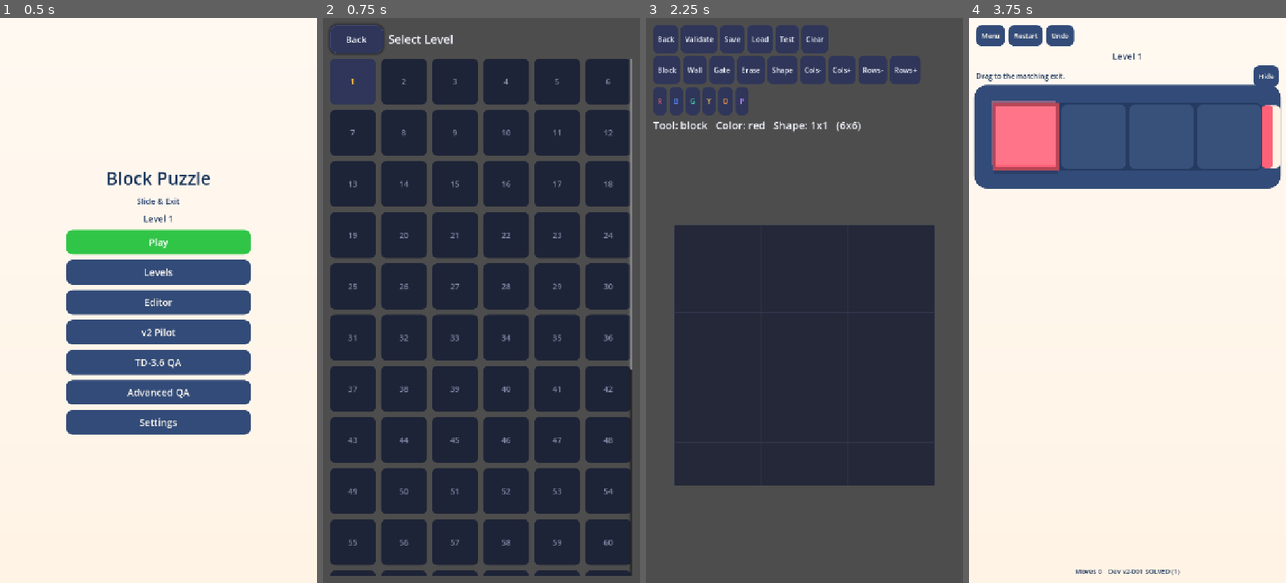
Above: before the commit, frames 1-4 (left to right).
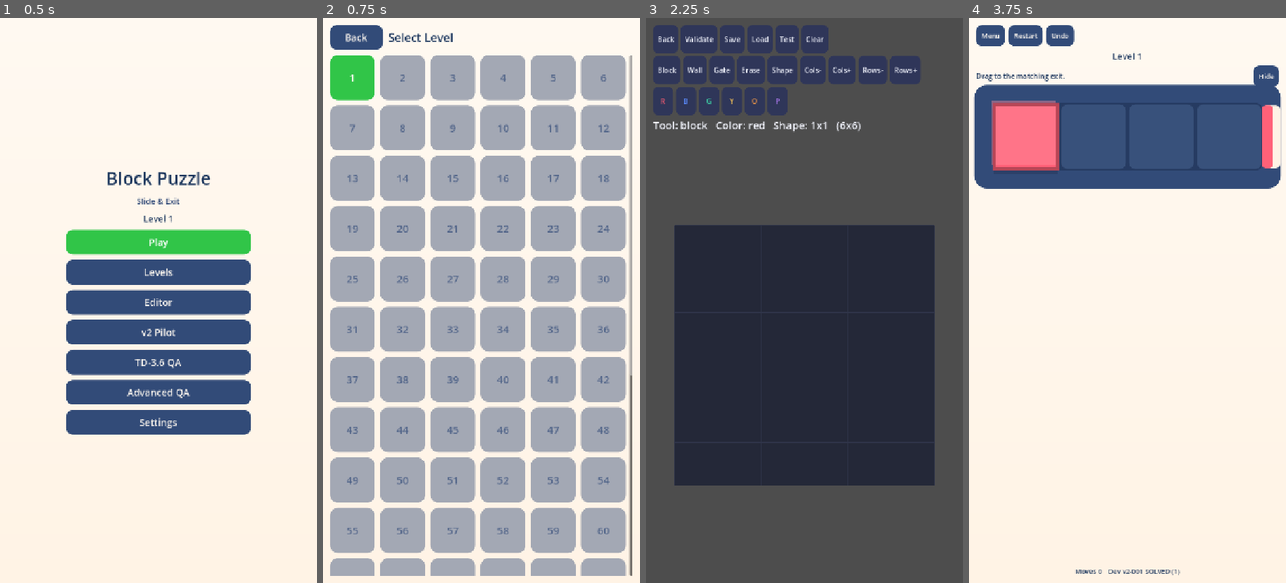
Above: after the commit, the same moments.

Repository: CylendraPlatform/Block_Puzzle_Game
Game: Godot game, scene res://scenes/MainMenu.tscn
The game is run twice, just before and just after one commit, with the same random seed, the same clock (stepped at 60 frames per second) and the same inputs.
Inputs:
- Up to frame 1 (0.5 s): no input
- Up to frame 2 (0.75 s): click "Levels" at 0.5 s
- Up to frame 3 (2.25 s): click "Back" at 1.25 s; click "Editor" at 2 s
- Up to frame 4 (3.75 s): click "Back" at 2.75 s; click "v2 Pilot" at 3.5 s

Frame 1 is identical in both runs. In frame 2, 100% of the frame differs, in the area x 0-100%, y 0-100%; in frame 3, 1.0%; in frame 4, nothing differs.

Commit message:
fix(M1.3-D): 48 dp touch targets, Pearl Level Select, full-screen dim, centred board
Fixes for the Galaxy M31 QA findings F1-F4 (presentation only; no rules,
save or routing changes; gameplay/engine stays legacy).

- F1: UIKit.touch_size() converts 48 dp to canvas units from the screen
  DPI (84 units on the M31) and never shrinks a control below its old
  design size. Applied to UIKit.button / apply_compact, TD35Theme
  style_button / style_compact, Level Select cells and Settings rows.
- F2: Level Select in the Pearl theme; earned stars drawn by a new StarRow
  control instead of ASCII text; grid leaves room for the scrollbar.
- F3: UIKit.modal stretches its dim to the viewport edges, under the card.
- F4: BoardViewV2.center_vertically (off by default) centres the board on
  GameScreen; the move count moves into the HUD under the title.
- test_game_screen: drawn stars, 48 dp sizing with a simulated 411 dp
  screen, full-viewport dim drawn under the card, HUD layout, centring.
- QA report: fixes and device recheck evidence.

Co-Authored-By: Claude Opus 5.5 <noreply@anthropic.com>
Co-authored-by: acesse7701 <acesse7701@users.noreply.github.com>

Diff:
--- a/scripts/game/board_view_v2.gd
+++ b/scripts/game/board_view_v2.gd
@@ -23,6 +23,9 @@
 var definition: Dictionary = {}
 var state: PuzzleState
 var input_locked := false
+## Centre the board vertically in this view (GameScreen). Off keeps the top-aligned layout the
+## pilot / QA screens use. Presentation only: touch mapping follows the same _origin.
+var center_vertically := false
 
 var _cell := 48.0
 var _origin := Vector2.ZERO
@@ -300,7 +303,8 @@
 	_cell = minf(avail.x / float(cols), avail.y / float(rows))
 	var board_size := Vector2(_cell * cols, _cell * rows)
 	var spare_y := maxf(0.0, size.y - board_size.y)
-	_origin = Vector2((size.x - board_size.x) * 0.5, minf(28.0, spare_y * 0.16))
+	var top := spare_y * 0.5 if center_vertically else minf(28.0, spare_y * 0.16)
+	_origin = Vector2((size.x - board_size.x) * 0.5, top)
 
 func _px(cell: Vector2i) -> Vector2:
 	return _origin + Vector2(cell) * _cell
--- a/scripts/game/game_screen.gd
+++ b/scripts/game/game_screen.gd
@@ -84,11 +84,23 @@
 	var undo := UIKit.button("Undo", _on_undo)
 	TD35Theme.style_compact(undo)
 	undo.size_flags_horizontal = Control.SIZE_SHRINK_CENTER
+	# Title with the move count under it, between Pause and Undo.
+	var heading := VBoxContainer.new()
+	heading.size_flags_horizontal = Control.SIZE_EXPAND_FILL
+	heading.alignment = BoxContainer.ALIGNMENT_CENTER
+	heading.add_theme_constant_override("separation", 2)
+	heading.add_child(_title)
+	_moves = Label.new()
+	_moves.horizontal_alignment = HORIZONTAL_ALIGNMENT_CENTER
+	_moves.add_theme_font_size_override("font_size", 15)
+	_moves.add_theme_color_override("font_color", TD35Theme.FRAME)
+	heading.add_child(_moves)
 	bar.add_child(pause)
-	bar.add_child(_title)
+	bar.add_child(heading)
 	bar.add_child(undo)
 	column.add_child(bar)
 	_board = BoardViewV2.new()
+	_board.center_vertically = true
 	_board.size_flags_horizontal = Control.SIZE_EXPAND_FILL
 	_board.size_flags_vertical = Control.SIZE_EXPAND_FILL
 	_board.mouse_filter = Control.MOUSE_FILTER_STOP
@@ -98,11 +110,6 @@
 			Audio.sfx("bump")
 			Audio.haptic(12))
 	column.add_child(_board)
-	_moves = Label.new()
-	_moves.horizontal_alignment = HORIZONTAL_ALIGNMENT_CENTER
-	_moves.add_theme_font_size_override("font_size", 15)
-	_moves.add_theme_color_override("font_color", TD35Theme.NAVY)
-	column.add_child(_moves)
 	var win := _modal(safe, "Level Complete!")
 	_win_layer = win["layer"]
 	var wv: VBoxContainer = win["box"]
--- a/scripts/ui/level_select.gd
+++ b/scripts/ui/level_select.gd
@@ -1,26 +1,35 @@
 extends Control
 ## Level select: grid of levels, locked past the player's unlocked progress.
-## Column count follows the safe-area width so cells stay on screen.
+## Column count follows the safe-area width so cells stay on screen. Pearl theme (TD35Theme);
+## earned stars are drawn by a StarRow in each completed cell.
 
 const SEP := 12
 const MIN_CELL := 72
+## Room under the number for the star row.
+const STAR_PAD := 26
 
 var _scroll: ScrollContainer
 var _grid: GridContainer
+var _boxes := {}
 
 func _ready() -> void:
 	_build()
 
 func _build() -> void:
-	var root := UIKit.column(UIKit.mount(self))
+	set_anchors_and_offsets_preset(Control.PRESET_FULL_RECT)
+	add_child(TD35Theme.make_bg())
+	var safe := SafeArea.new()
+	add_child(safe)
+	var root := UIKit.column(safe)
 
 	var bar := HBoxContainer.new()
 	bar.add_theme_constant_override("separation", 12)
 	var back := UIKit.button("Back", _on_back)
+	TD35Theme.style_button(back, false)
 	back.size_flags_horizontal = Control.SIZE_SHRINK_BEGIN
-	back.custom_minimum_size = Vector2(120, UIKit.TOUCH_H)
+	back.custom_minimum_size.x = 120
 	bar.add_child(back)
-	var title := UIKit.wrapping_label("Select Level", 26)
+	var title := UIKit.wrapping_label("Select Level", 26, TD35Theme.NAVY)
 	title.horizontal_alignment = HORIZONTAL_ALIGNMENT_LEFT
 	bar.add_child(title)
 	root.add_child(bar)
@@ -47,20 +56,27 @@
 	for i in levels.size():
 		var b := Button.new()
 		b.custom_minimum_size = Vector2(MIN_CELL, MIN_CELL)
-		UIKit.apply_compact(b)
-		b.add_theme_font_size_override("font_size", 18)
+		b.add_theme_font_size_override("font_size", 24)
+		b.add_theme_stylebox_override("focus", StyleBoxEmpty.new())
+		b.text = str(i + 1)
 		# v2 reads stars by stable id; the legacy route keeps its index-keyed progress.save.
 		var stars := store.stars(CampaignCatalog.CLASSIC, str(levels[i]["id"])) if v2 else Catalog.get_stars(i)
-		var num := str(i + 1)
 		if i > unlocked:
 			b.disabled = true
-			b.text = num
-		elif stars > 0:
-			b.text = "%s\n%s" % [num, "*".repeat(stars) + "-".repeat(3 - stars)]
+			_style_cell(b, TD35Theme.FRAME.lerp(TD35Theme.CANVAS, 0.55), 0)
+			b.add_theme_color_override("font_disabled_color", TD35Theme.FRAME.lerp(TD35Theme.CANVAS, 0.15))
+		elif i == unlocked:
+			_style_cell(b, TD35Theme.CONFIRM, 0)
 		else:
-			b.text = num
-			if i == unlocked:
-				b.add_theme_color_override("font_color", Style.BLOCK["yellow"])
+			_style_cell(b, TD35Theme.FRAME, STAR_PAD if stars > 0 else 0)
+			if stars > 0:
+				var row := StarRow.new()
+				row.earned = stars
+				row.anchor_left = 0.12
+				row.anchor_right = 0.88
+				row.anchor_top = 0.64
+				row.anchor_bottom = 0.86
+				b.add_child(row)
 		if i <= unlocked:
 			var idx := i
 			b.pressed.connect(func() -> void:
@@ -72,18 +88,47 @@
 		_grid.add_child(b)
 	_fit_grid()
 
+## Fill, text and bottom padding for one cell state. Boxes are owned here (not the shared
+## TD35Theme cache) because the star padding differs per cell.
+func _style_cell(b: Button, fill: Color, bottom_pad: int) -> void:
+	b.add_theme_color_override("font_color", TD35Theme.CANVAS_HIGH)
+	b.add_theme_color_override("font_hover_color", Color.WHITE)
+	b.add_theme_color_override("font_pressed_color", Color.WHITE)
+	for state: String in ["normal", "hover", "pressed", "disabled"]:
+		var shade := fill
+		if state == "hover":
+			shade = fill.lightened(0.06)
+		elif state == "pressed":
+			shade = fill.darkened(0.12)
+		b.add_theme_stylebox_override(state, _cell_box(shade, bottom_pad))
+
+func _cell_box(color: Color, bottom_pad: int) -> StyleBoxFlat:
+	var key := "%s|%d" % [color.to_html(true), bottom_pad]
+	if not _boxes.has(key):
+		var box := StyleBoxFlat.new()
+		box.bg_color = color
+		box.set_corner_radius_all(18)
+		box.content_margin_left = 6
+		box.content_margin_right = 6
+		box.content_margin_top = 6
+		box.content_margin_bottom = 6 + bottom_pad
+		_boxes[key] = box
+	return _boxes[key]
+
 func _fit_grid() -> void:
 	if _scroll == null or _grid == null:
 		return
-	var width := int(_scroll.size.x)
+	# Leave room for the vertical scrollbar so the last column is not drawn under it.
+	var width := int(_scroll.size.x - _scroll.get_v_scroll_bar().get_combined_minimum_size().x - 4.0)
 	if width < 1:
 		return
+	var min_cell := UIKit.touch_size(MIN_CELL)
 	var cols := 1
 	var cell := width
 	for candidate_cols in range(6, 0, -1):
 		var gaps := SEP * (candidate_cols - 1)
 		var candidate := int((width - gaps) / float(candidate_cols))
-		if candidate >= MIN_CELL:
+		if candidate >= min_cell:
 			cols = candidate_cols
 			cell = candidate
 			break
--- a/scripts/ui/settings_ui.gd
+++ b/scripts/ui/settings_ui.gd
@@ -11,7 +11,7 @@
 	bar.add_theme_constant_override("separation", 12)
 	var back := UIKit.button("Back", _on_back)
 	back.size_flags_horizontal = Control.SIZE_SHRINK_BEGIN
-	back.custom_minimum_size = Vector2(120, UIKit.TOUCH_H)
+	back.custom_minimum_size = Vector2(120, UIKit.touch_size(UIKit.TOUCH_H))
 	bar.add_child(back)
 	var title := UIKit.wrapping_label("Settings", 26)
 	title.horizontal_alignment = HORIZONTAL_ALIGNMENT_LEFT
@@ -40,7 +40,7 @@
 	l.size_flags_horizontal = Control.SIZE_EXPAND_FILL
 	l.autowrap_mode = TextServer.AUTOWRAP_WORD_SMART
 	l.add_theme_font_size_override("font_size", 22)
-	l.custom_minimum_size = Vector2(0, UIKit.TOUCH_H)
+	l.custom_minimum_size = Vector2(0, UIKit.touch_size(UIKit.TOUCH_H))
 	l.vertical_alignment = VERTICAL_ALIGNMENT_CENTER
 	var owned: bool = IAP and IAP.has_entitlement("remove_ads")
 	l.text = "Remove Ads"
@@ -51,7 +51,7 @@
 			IAP.purchase("remove_ads"))
 	b.disabled = owned
 	b.size_flags_horizontal = Control.SIZE_SHRINK_END
-	b.custom_minimum_size = Vector2(120, UIKit.TOUCH_H)
+	b.custom_minimum_size = Vector2(120, UIKit.touch_size(UIKit.TOUCH_H))
 	b.pressed.connect(func() -> void:
 		b.text = "Owned"
 		b.disabled = true)
@@ -66,11 +66,11 @@
 	l.size_flags_horizontal = Control.SIZE_EXPAND_FILL
 	l.autowrap_mode = TextServer.AUTOWRAP_WORD_SMART
 	l.vertical_alignment = VERTICAL_ALIGNMENT_CENTER
-	l.custom_minimum_size = Vector2(0, UIKit.TOUCH_H)
+	l.custom_minimum_size = Vector2(0, UIKit.touch_size(UIKit.TOUCH_H))
 	l.add_theme_font_size_override("font_size", 22)
 	row.add_child(l)
 	var cb_btn := CheckButton.new()
-	cb_btn.custom_minimum_size = Vector2(UIKit.TOUCH_H, UIKit.TOUCH_H)
+	cb_btn.custom_minimum_size = Vector2(UIKit.touch_size(UIKit.TOUCH_H), UIKit.touch_size(UIKit.TOUCH_H))
 	cb_btn.button_pressed = value
 	cb_btn.toggled.connect(func(on):
 		if Audio: Audio.sfx("tap")
--- /dev/null
+++ b/scripts/ui/star_row.gd
@@ -0,0 +1,33 @@
+class_name StarRow
+extends Control
+## Three drawn stars (earned ones filled), so star counts never depend on a font glyph.
+
+const COUNT := 3
+const FILLED := Color("#FFD143")
+const EMPTY := Color(1, 1, 1, 0.28)
+
+var earned := 0:
+	set(value):
+		earned = clampi(value, 0, COUNT)
+		queue_redraw()
+
+func _init() -> void:
+	mouse_filter = Control.MOUSE_FILTER_IGNORE
+
+func _draw() -> void:
+	var r := minf(size.y * 0.5, size.x / (COUNT * 2.4))
+	if r <= 0.5:
+		return
+	var step := r * 2.4
+	var left := (size.x - step * (COUNT - 1)) * 0.5
+	for i in COUNT:
+		var center := Vector2(left + step * i, size.y * 0.5)
+		draw_colored_polygon(_star(center, r), FILLED if i < earned else EMPTY)
+
+static func _star(center: Vector2, r: float) -> PackedVector2Array:
+	var points := PackedVector2Array()
+	for k in 10:
+		var radius := r if k % 2 == 0 else r * 0.45
+		var angle := -PI / 2.0 + k * PI / 5.0
+		points.append(center + Vector2(cos(angle), sin(angle)) * radius)
+	return points
--- a/scripts/ui/td35_theme.gd
+++ b/scripts/ui/td35_theme.gd
@@ -49,7 +49,7 @@
 	button.add_theme_color_override("font_color", Color.WHITE if primary else CANVAS_HIGH)
 	button.add_theme_color_override("font_hover_color", Color.WHITE if primary else CANVAS_HIGH)
 	button.add_theme_font_size_override("font_size", 22)
-	button.custom_minimum_size = Vector2(0, 56)
+	button.custom_minimum_size = Vector2(0, UIKit.touch_size(56))
 	button.add_theme_stylebox_override("normal", _box(fill, 16))
 	button.add_theme_stylebox_override("hover", _box(fill.lightened(0.06), 16))
 	button.add_theme_stylebox_override("pressed", _box(down, 16))
@@ -60,7 +60,8 @@
 	button.add_theme_color_override("font_color", CANVAS_HIGH)
 	button.add_theme_color_override("font_hover_color", Color.WHITE)
 	button.add_theme_font_size_override("font_size", 15)
-	button.custom_minimum_size = Vector2(48, 48)
+	var s := UIKit.touch_size(48)
+	button.custom_minimum_size = Vector2(s, s)
 	button.add_theme_stylebox_override("normal", _box(FRAME, 14))
 	button.add_theme_stylebox_override("hover", _box(FRAME.lightened(0.08), 14))
 	button.add_theme_stylebox_override("pressed", _box(NAVY, 14))
--- a/scripts/ui/ui_kit.gd
+++ b/scripts/ui/ui_kit.gd
@@ -5,6 +5,29 @@
 
 const TOUCH_H := 64
 const POPUP_MAX_W := 520.0
+## Android touch-target guideline.
+const TOUCH_DP := 48.0
+## Tests: when > 0 the screen is treated as this many dp wide instead of what the platform reports.
+static var simulate_width_dp := 0.0
+
+## At least `floor_size` canvas units and at least 48 dp on this screen. The canvas is 720 units
+## wide (canvas_items stretch), so on a 411 dp wide phone 48 dp is 84 units. Desktop and headless
+## runs report a low or no DPI and keep `floor_size`.
+static func touch_size(floor_size: float) -> float:
+	var tree := Engine.get_main_loop() as SceneTree
+	if tree == null or tree.root == null:
+		return floor_size
+	var view := tree.root.get_visible_rect().size.x
+	var width_dp := simulate_width_dp
+	if width_dp <= 0.0:
+		var dpi := float(DisplayServer.screen_get_dpi())
+		var window := float(DisplayServer.window_get_size().x)
+		if dpi <= 0.0 or window <= 0.0:
+			return floor_size
+		width_dp = window / (dpi / 160.0)
+	if view <= 0.0 or width_dp <= 0.0:
+		return floor_size
+	return maxf(floor_size, ceilf(TOUCH_DP * view / width_dp))
 
 static func fill(node: Control) -> Control:
 	node.set_anchors_and_offsets_preset(Control.PRESET_FULL_RECT)
@@ -16,7 +39,7 @@
 	var b := Button.new()
 	b.text = text
 	b.add_theme_font_size_override("font_size", 20)
-	b.custom_minimum_size = Vector2(0, TOUCH_H)
+	b.custom_minimum_size = Vector2(0, touch_size(TOUCH_H))
 	b.size_flags_horizontal = Control.SIZE_EXPAND_FILL
 	b.pressed.connect(func() -> void:
 		var tree := Engine.get_main_loop() as SceneTree
@@ -45,6 +68,8 @@
 	b.add_theme_stylebox_override("pressed", _compact_box(Color("#262c4a")))
 	b.add_theme_stylebox_override("disabled", _compact_box(Color("#1e2437")))
 	b.add_theme_stylebox_override("focus", StyleBoxEmpty.new())
+	var s := touch_size(0.0)
+	b.custom_minimum_size = b.custom_minimum_size.max(Vector2(s, s))
 
 static func _compact_box(color: Color) -> StyleBoxFlat:
 	var box := StyleBoxFlat.new()
@@ -78,11 +103,26 @@
 	layer.mouse_filter = Control.MOUSE_FILTER_STOP
 	layer.visible = false
 	safe.add_child(layer)
+	# The dim covers the whole viewport (status bar and side bands too), not just the safe
+	# area the layer lives in; the card itself stays inside the safe area.
+	# Negative offsets stretch it past the safe-area margins; drawn before the card.
 	var dim := ColorRect.new()
 	dim.color = Color(0, 0, 0, 0.5)
 	dim.mouse_filter = Control.MOUSE_FILTER_STOP
 	fill(dim)
 	layer.add_child(dim)
+	var cover := func() -> void:
+		if not layer.is_inside_tree():
+			return
+		var view := layer.get_viewport_rect().size
+		var rect := layer.get_global_rect()
+		dim.offset_left = -rect.position.x
+		dim.offset_top = -rect.position.y
+		dim.offset_right = view.x - rect.end.x
+		dim.offset_bottom = view.y - rect.end.y
+	layer.resized.connect(cover)
+	layer.visibility_changed.connect(cover)
+	cover.call()
 	var center := CenterContainer.new()
 	fill(center)
 	center.mouse_filter = Control.MOUSE_FILTER_IGNORE
--- a/test/test_game_screen.gd
+++ b/test/test_game_screen.gd
@@ -40,6 +40,7 @@
 	await _no_duplicate_commits()
 	_rollback_to_legacy()
 	_exit_settings()
+	await _device_ui()
 	_analytics = root.get_node("Analytics")
 	var sink: Callable = _analytics.remote_sink
 	var opt_out: bool = _settings.analytics_opt_out
@@ -169,6 +170,13 @@
 	_win(screen)
 	return screen
 
+## Stars a Level Select cell draws (0 when it has no StarRow).
+func _stars_shown(button: Control) -> int:
+	for child in button.get_children():
+		if child is StarRow:
+			return child.earned
+	return 0
+
 func _last_route() -> String:
 	return str(_routes.back()) if not _routes.is_empty() else ""
 
@@ -216,7 +224,7 @@
 	var buttons: Array = levels._grid.get_children()
 	_ok(buttons.size() == 100, "Level Select lists the 100 Classic levels only (no Chapter 1)")
 	_ok(not buttons[5].disabled and buttons[6].disabled, "Level Select gating: 1-6 open, 7+ locked")
-	_ok(str(buttons[0].text).contains("***") and str(buttons[3].text).contains("**-"), "Level Select stars read by stable id")
+	_ok(_stars_shown(buttons[0]) == 3 and _stars_shown(buttons[3]) == 2 and _stars_shown(buttons[1]) == 0, "Level Select stars read by stable id (drawn StarRow)")
 	_routes.clear()
 	buttons[3].pressed.emit()
 	_ok(_last_route() == GameRoute.V2_SCENE and int(_settings.selected_level) == 3, "tapping level 4 routes to GameScreen")
@@ -275,6 +283,37 @@
 	store = _progress.open_store(DIR)
 	_ok(store.unlocked("classic") == 9 and store.stars("classic", "legacy-1") == 3, "older progress.save never lowers progress")
 	_ok(int(legacy.load_progress()["unlocked"]) == 9, "open() resyncs progress.save for the legacy route")
+
+## M1.3-D F1/F3/F4: 48 dp touch targets, full-viewport modal dim, centred v2 board.
+func _device_ui() -> void:
+	_ok(is_equal_approx(UIKit.touch_size(56.0), 56.0), "desktop / headless DPI keeps the design minimum")
+	UIKit.simulate_width_dp = 411.0
+	var view := root.get_visible_rect().size.x
+	var want := ceilf(48.0 * view / 411.0)
+	_ok(is_equal_approx(UIKit.touch_size(0.0), want) and UIKit.touch_size(want + 10.0) == want + 10.0, "48 dp in canvas units on a 411 dp wide screen (%.0f)" % want)
+	var plain := UIKit.button("x", func() -> void: pass)
+	var themed := UIKit.button("y", func() -> void: pass)
+	TD35Theme.style_button(themed, false)
+	var compact := Button.new()
+	TD35Theme.style_compact(compact)
+	_ok(plain.custom_minimum_size.y >= want and themed.custom_minimum_size.y >= want and compact.custom_minimum_size.x >= want and compact.custom_minimum_size.y >= want, "UIKit / Pearl / compact buttons reach 48 dp")
+	plain.free()
+	themed.free()
+	compact.free()
+	var screen: Control = await _open_screen(0)
+	for _i in 3:
+		await process_frame
+	_ok(screen._moves.get_parent().get_parent() == screen._title.get_parent().get_parent() and screen._title.get_parent() == screen._moves.get_parent(), "Moves sits under the title in the HUD")
+	_ok(screen._board.center_vertically, "GameScreen centres the board vertically")
+	screen._on_pause()
+	var dim: ColorRect = null
+	for child in screen._pause_layer.get_children():
+		if child is ColorRect:
+			dim = child
+	_ok(dim != null and dim.get_global_rect().position.is_zero_approx() and dim.get_global_rect().size.is_equal_approx(root.get_visible_rect().size), "modal dim covers the whole viewport")
+	_ok(dim != null and dim.get_index() < screen._pause_layer.get_child_count() - 1, "modal dim is drawn before (under) the card")
+	_close(screen)
+	UIKit.simulate_width_dp = 0.0
 
 func _exit_settings() -> void:
 	var cfg := ConfigFile.new()
Not shown, added: scripts/ui/star_row.gd.uid
Not shown, changed: docs/tasks/M1_3_D_DEVICE_QA.md
